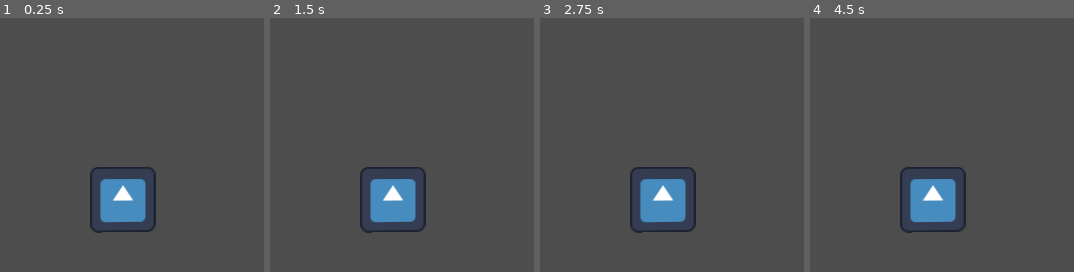
Above: before the commit, frames 1-4 (left to right).
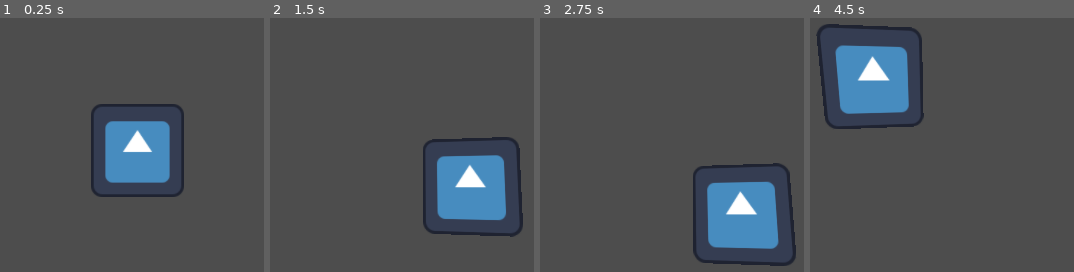
Above: after the commit, the same moments.

Repository: tvstaticghost/CritterJam
Game: Godot game, scene res://Scenes/world.tscn
The game is run twice, just before and just after one commit, with the same random seed, the same clock (stepped at 60 frames per second) and the same inputs. The project has no main scene, so this scene is started directly. The engine's default icon, where the game draws it, is replaced by a stand-in: a white triangle on a blue panel in a dark square.
Inputs:
- Up to frame 1 (0.25 s): no input
- Up to frame 2 (1.5 s): tap Enter at 0.5 s; hold Right (right, bound only after the commit) 0.53-1.28 s; tap Space at 1.25 s; hold Down (down, bound only after the commit) from 1.28 s (still down)
- Up to frame 3 (2.75 s): tap Enter at 2 s; release Down (down, bound only after the commit) at 2.03 s; hold Right (right, bound only after the commit) from 2.03 s (still down)
- Up to frame 4 (4.5 s): tap Space at 2.75 s; release Right (right, bound only after the commit) at 2.78 s; hold Up (up, bound only after the commit) 2.78-3.53 s; hold Left (left, bound only after the commit) from 3.53 s (still down)

The runs differ from the first frame. In frame 1, 10% of the frame differs, in the area x 34-70%, y 33-85%; in frame 2, 12%; in frame 3, 12%; in frame 4, 13%, in the area x 2-60%, y 2-85%.

Commit message:
Added camera tilt functionality

Diff:
--- /dev/null
+++ b/Scenes/main_camera.tscn
@@ -0,0 +1,6 @@
+[gd_scene load_steps=2 format=3 uid="uid://cuj5ubafqrgl2"]
+
+[ext_resource type="Script" uid="uid://bjjdisaakrj07" path="res://Scripts/main_camera.gd" id="1_hn7o2"]
+
+[node name="MainCamera" type="Camera3D"]
+script = ExtResource("1_hn7o2")
--- a/Scenes/world.tscn
+++ b/Scenes/world.tscn
@@ -1,15 +1,15 @@
-[gd_scene load_steps=2 format=3 uid="uid://cdjaciuhjxosu"]
+[gd_scene load_steps=3 format=3 uid="uid://cdjaciuhjxosu"]
 
 [ext_resource type="Texture2D" uid="uid://bekg3jsqlt2p4" path="res://icon.svg" id="1_a02cp"]
+[ext_resource type="PackedScene" uid="uid://cuj5ubafqrgl2" path="res://Scenes/main_camera.tscn" id="2_go701"]
 
 [node name="World" type="Node3D"]
 
-[node name="Camera3D" type="Camera3D" parent="."]
-transform = Transform3D(-0.998781, 0, 0.0493553, 0, 1, 0, -0.0493553, 0, -0.998781, 0, 0.959873, 0)
-
 [node name="PlaceHolderImage" type="CharacterBody3D" parent="."]
-transform = Transform3D(1, 0, 0, 0, 1, 0, 0, 0, 1, 0, 0, 5.2)
+transform = Transform3D(1, 0, 0, 0, 1, 0, 0, 0, 1, 0, 0, -4.54511)
 
 [node name="Sprite3D" type="Sprite3D" parent="PlaceHolderImage"]
 transform = Transform3D(1, 0, 0, 0, 1, 0, 0, 0, 1, 0, 0, 0.535944)
 texture = ExtResource("1_a02cp")
+
+[node name="MainCamera" parent="." instance=ExtResource("2_go701")]
--- /dev/null
+++ b/Scripts/main_camera.gd
@@ -0,0 +1,29 @@
+extends Camera3D
+
+# Script to pan camera around the scene
+var camera_rotation_amount: float = 0.01
+var max_pitch: float = 0.22
+var min_pitch: float = -0.25
+
+func _process(_delta: float) -> void:
+	# Tilt down
+	if Input.is_action_pressed("down"):
+		if rotation.x + camera_rotation_amount <= max_pitch:
+			rotation.x += camera_rotation_amount
+			print(rotation)
+
+	# Tilt up
+	if Input.is_action_pressed("up"):
+		if rotation.x - camera_rotation_amount >= min_pitch:
+			rotation.x -= camera_rotation_amount
+			print(rotation)
+
+	# Tilt left
+	if Input.is_action_pressed("left"):
+		if rotation.y - camera_rotation_amount >= min_pitch:
+			rotation.y -= camera_rotation_amount
+
+	# Tilt right
+	if Input.is_action_pressed("right"):
+		if rotation.y + camera_rotation_amount <= max_pitch:
+			rotation.y += camera_rotation_amount
--- a/project.godot
+++ b/project.godot
@@ -14,6 +14,33 @@
 config/features=PackedStringArray("4.4", "Mobile")
 config/icon="res://icon.svg"
 
+[input]
+
+up={
+"deadzone": 0.2,
+"events": [Object(InputEventKey,"resource_local_to_scene":false,"resource_name":"","device":-1,"window_id":0,"alt_pressed":false,"shift_pressed":false,"ctrl_pressed":false,"meta_pressed":false,"pressed":false,"keycode":0,"physical_keycode":4194320,"key_label":0,"unicode":0,"location":0,"echo":false,"script":null)
+, Object(InputEventKey,"resource_local_to_scene":false,"resource_name":"","device":-1,"window_id":0,"alt_pressed":false,"shift_pressed":false,"ctrl_pressed":false,"meta_pressed":false,"pressed":false,"keycode":0,"physical_keycode":87,"key_label":0,"unicode":119,"location":0,"echo":false,"script":null)
+]
+}
+down={
+"deadzone": 0.2,
+"events": [Object(InputEventKey,"resource_local_to_scene":false,"resource_name":"","device":-1,"window_id":0,"alt_pressed":false,"shift_pressed":false,"ctrl_pressed":false,"meta_pressed":false,"pressed":false,"keycode":0,"physical_keycode":4194322,"key_label":0,"unicode":0,"location":0,"echo":false,"script":null)
+, Object(InputEventKey,"resource_local_to_scene":false,"resource_name":"","device":-1,"window_id":0,"alt_pressed":false,"shift_pressed":false,"ctrl_pressed":false,"meta_pressed":false,"pressed":false,"keycode":0,"physical_keycode":83,"key_label":0,"unicode":115,"location":0,"echo":false,"script":null)
+]
+}
+left={
+"deadzone": 0.2,
+"events": [Object(InputEventKey,"resource_local_to_scene":false,"resource_name":"","device":-1,"window_id":0,"alt_pressed":false,"shift_pressed":false,"ctrl_pressed":false,"meta_pressed":false,"pressed":false,"keycode":0,"physical_keycode":4194319,"key_label":0,"unicode":0,"location":0,"echo":false,"script":null)
+, Object(InputEventKey,"resource_local_to_scene":false,"resource_name":"","device":-1,"window_id":0,"alt_pressed":false,"shift_pressed":false,"ctrl_pressed":false,"meta_pressed":false,"pressed":false,"keycode":0,"physical_keycode":65,"key_label":0,"unicode":97,"location":0,"echo":false,"script":null)
+]
+}
+right={
+"deadzone": 0.2,
+"events": [Object(InputEventKey,"resource_local_to_scene":false,"resource_name":"","device":-1,"window_id":0,"alt_pressed":false,"shift_pressed":false,"ctrl_pressed":false,"meta_pressed":false,"pressed":false,"keycode":0,"physical_keycode":4194321,"key_label":0,"unicode":0,"location":0,"echo":false,"script":null)
+, Object(InputEventKey,"resource_local_to_scene":false,"resource_name":"","device":-1,"window_id":0,"alt_pressed":false,"shift_pressed":false,"ctrl_pressed":false,"meta_pressed":false,"pressed":false,"keycode":0,"physical_keycode":68,"key_label":0,"unicode":100,"location":0,"echo":false,"script":null)
+]
+}
+
 [rendering]
 
 renderer/rendering_method="mobile"
Not shown, added: Scripts/main_camera.gd.uid
